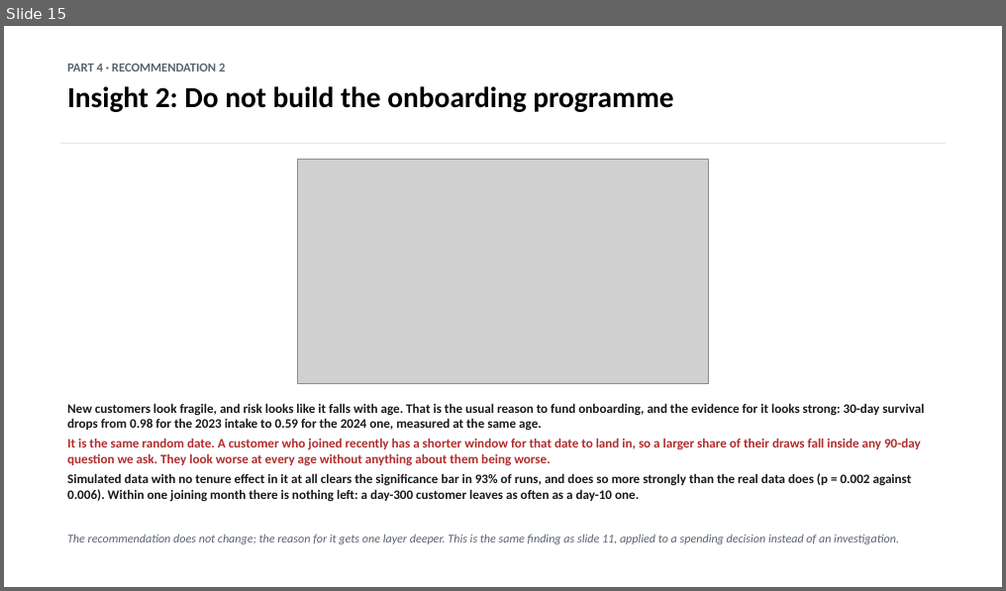
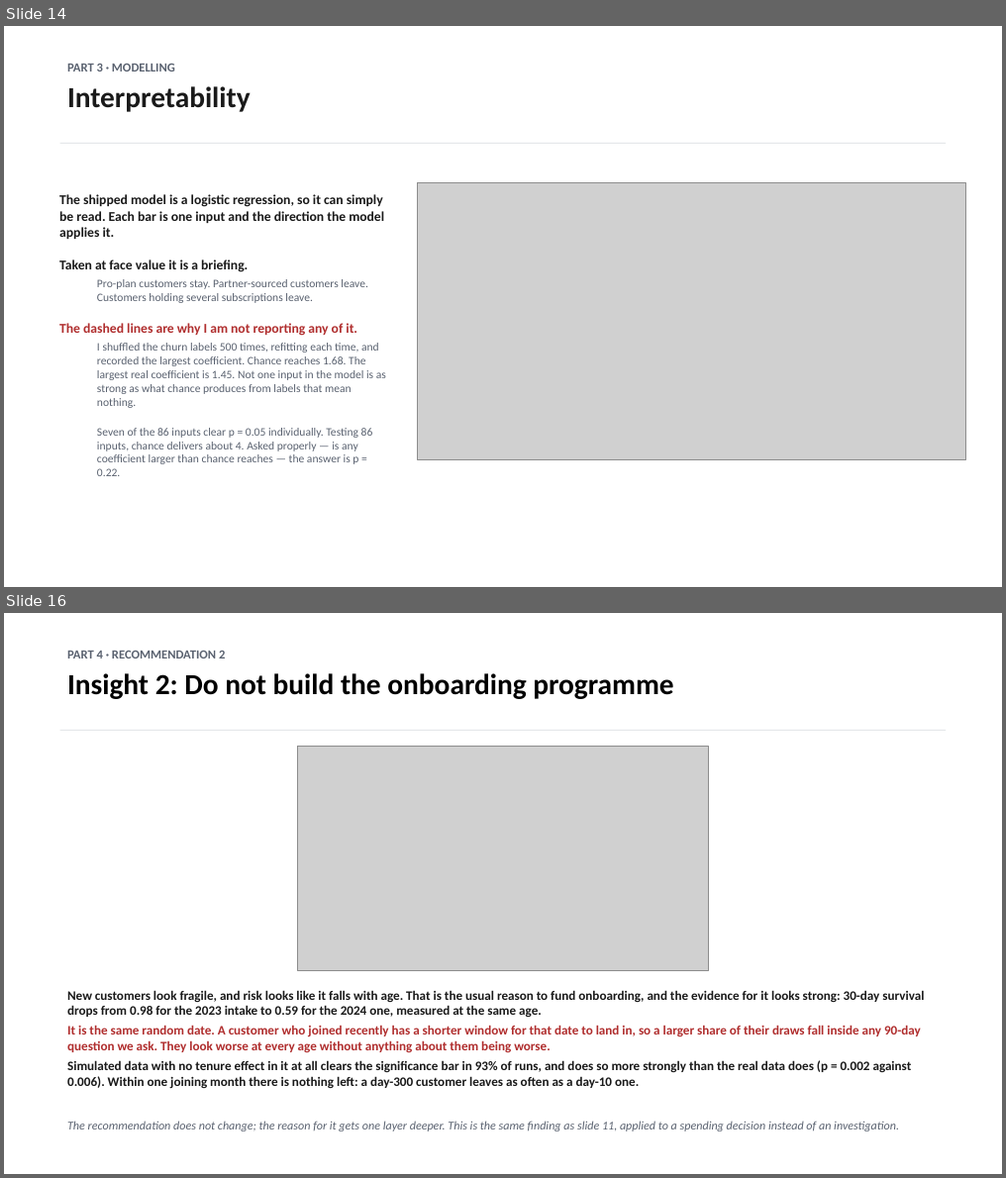
Before and after one commit to dmitriyratu/avepoint-churn-case-study, a slide deck: outputs/decks/AvePoint_Case_Study.pptx. Shown one above the other, each under a label of ours: slide 15 before the commit, slides 14 and 16 after it; the slides between them are not shown. The pictures are 1006x591 and 1006x1178 pixels, drawn with LibreOffice and Linux fonts; fonts in the diff are those of the drawing; grey boxes stand for pictures. Boxes give left, top, right and bottom in pixels: in the first picture for what was removed or moved away, otherwise in the second. Text is boxed around its words. In the diff, an @@ line names an element or a change of style, - is before the commit and + after.

Commit message:
Enhance modeling and performance analysis in presentation materials
- Added a new section in `build_new_slides.py` detailing the impact of increased data rows on customer churn analysis, including updated performance metrics and model evaluation.
- Revised the `pooled_selection_null.csv` to include additional AUC values for improved analysis of model performance.
- Updated `AvePoint_Case_Study.pptx` to reflect these enhancements, ensuring alignment with the latest insights and visual clarity.

These changes aim to provide a more comprehensive understanding of the modeling process and its implications for customer retention strategies.

```diff
--- a/outputs/decks/AvePoint_Case_Study.pptx
+++ b/outputs/decks/AvePoint_Case_Study.pptx
@@ slide 14 added at box(4, 26, 1002, 587), background #FFFFFF @@
@@ text added at box(67, 64, 251, 112), 28 pt, text #1A1A1A, bold @@
+PART 3 · MODELLING
+Interpretability
@@ rectangle added at box(60, 143, 945, 144), fill #D8DCE0 @@
@@ text added at box(59, 194, 386, 476), 11 pt, text #5A6270 @@
+The shipped model is a logistic regression, so it can simply be read. Each bar is one input and the direction the model applies it.
+Taken at face value it is a briefing.
+  Pro-plan customers stay. Partner-sourced customers leave. Customers holding several subscriptions leave.
+The dashed lines are why I am not reporting any of it.
+  I shuffled the churn labels 500 times, refitting each time, and recorded the largest coefficient. Chance reaches 1.68. The largest real coefficient is 1.45. Not one input in the model is as strong as what chance produces from labels that mean nothing.
+  Seven of the 86 inputs clear p = 0.05 individually. Testing 86 inputs, chance delivers about 4. Asked properly — is any coefficient larger than chance reaches — the answer is p = 0.22.
@@ picture added at box(417, 183, 966, 460) @@
@@ what was slide 15 is now slide 16 @@
```
Also in this commit, not shown: 3 slides changed, 2 other slides added, 2 slides removed, 22 other files.
